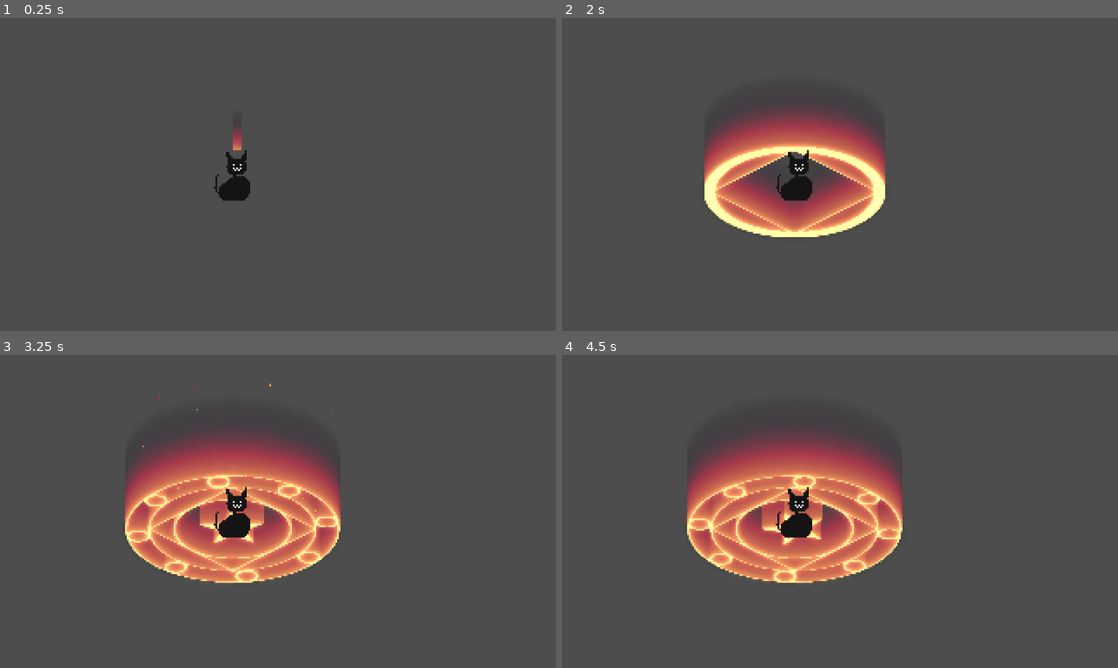
Above: before the commit, frames 1-4 (two rows, left to right).
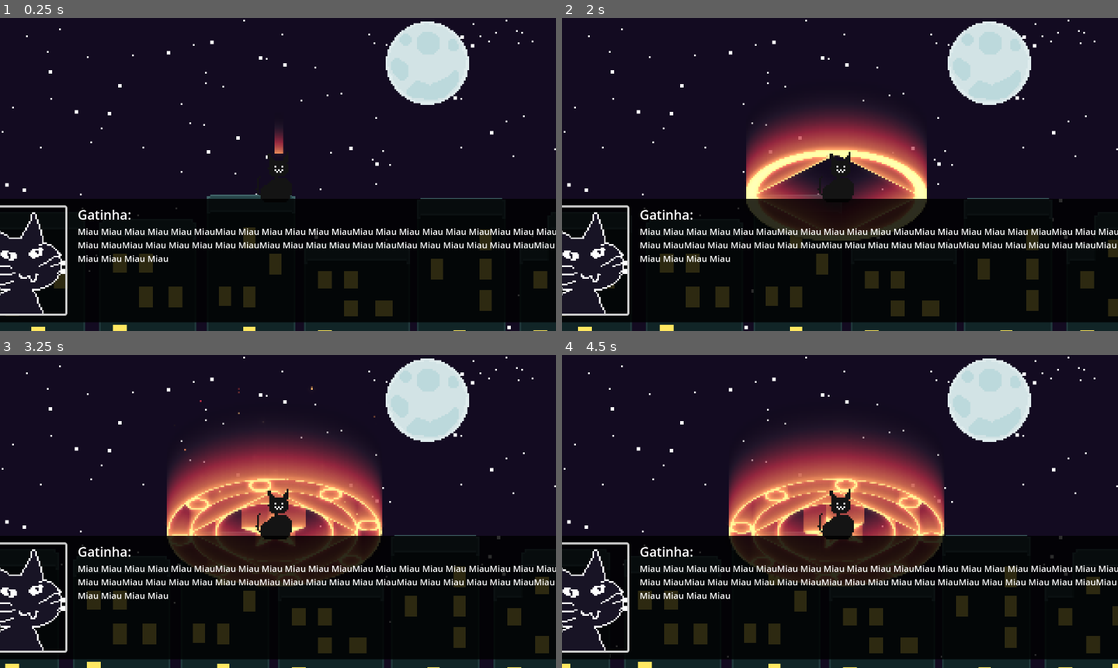
Above: after the commit, the same moments.

Repository: guilhermeoliveira-dev/projeto-gamejam-startif-2025
Game: Godot game, scene res://cenas/fase.tscn
Two runs of this game, one before a commit and one after it. Both use one fixed random seed, a clock stepped at 60 frames per second and the inputs below.
Inputs:
- Up to frame 1 (0.25 s): no input
- Up to frame 2 (2 s): no input
- Up to frame 3 (3.25 s): no input
- Up to frame 4 (4.5 s): no input

The runs differ from the first frame. In frame 1, 99% of the frame differs, in the area x 0-100%, y 0-100%; in frame 2, 99%; in frame 3, 98%; in frame 4, 98%.

Commit message:
Background Paralax, Dialogo Inicial, Musica de Fundo

Diff:
--- a/cenas/fase.tscn
+++ b/cenas/fase.tscn
@@ -1,12 +1,148 @@
-[gd_scene load_steps=3 format=3 uid="uid://bxjnks2j3uc0v"]
+[gd_scene load_steps=12 format=3 uid="uid://bxjnks2j3uc0v"]
 
 [ext_resource type="PackedScene" uid="uid://p253om0x3iy3" path="res://cenas/efeito_circulo_magico.tscn" id="1_3rn4x"]
 [ext_resource type="PackedScene" uid="uid://qyrqju2tajw1" path="res://cenas/player.tscn" id="1_h2cyb"]
+[ext_resource type="Texture2D" uid="uid://dopoxsroujnrl" path="res://sprites/bg-ceu.png" id="1_k8w4s"]
+[ext_resource type="Texture2D" uid="uid://cmho3ekspi2sf" path="res://sprites/bg-predios.png" id="2_v7536"]
+[ext_resource type="Script" uid="uid://dexkb411viqc7" path="res://scripts/teste.gd" id="4_8tb1v"]
+[ext_resource type="Texture2D" uid="uid://is06d73f6n01" path="res://sprites/retrato_player_placeholder.png" id="6_udxje"]
+[ext_resource type="AudioStream" uid="uid://6n7vi0u8qfdp" path="res://sons/Cena 1 (corrigido).ogg" id="7_qhqgl"]
+
+[sub_resource type="StyleBoxFlat" id="StyleBoxFlat_qhqgl"]
+bg_color = Color(0, 0, 0, 0.8235294)
+corner_radius_top_left = 10
+corner_radius_top_right = 10
+corner_radius_bottom_right = 10
+corner_radius_bottom_left = 10
+
+[sub_resource type="StyleBoxFlat" id="StyleBoxFlat_yt2gt"]
+bg_color = Color(1, 1, 1, 0)
+border_width_left = 5
+border_width_top = 5
+border_width_right = 5
+border_width_bottom = 5
+corner_radius_top_left = 5
+corner_radius_top_right = 5
+corner_radius_bottom_right = 5
+corner_radius_bottom_left = 5
+
+[sub_resource type="LabelSettings" id="LabelSettings_k8itr"]
+font_size = 30
+
+[sub_resource type="LabelSettings" id="LabelSettings_s6ras"]
+font_size = 20
 
 [node name="fase" type="Node2D"]
 
-[node name="Efeito Circulo Magico" parent="." instance=ExtResource("1_3rn4x")]
-position = Vector2(134, 76)
+[node name="ParallaxBG" type="CanvasLayer" parent="."]
+layer = -1
+
+[node name="Sprite2D" type="Sprite2D" parent="ParallaxBG"]
+scale = Vector2(4, 4)
+texture = ExtResource("1_k8w4s")
+centered = false
+
+[node name="Ceu" type="Parallax2D" parent="ParallaxBG"]
+repeat_size = Vector2(1280, 0)
+
+[node name="Predios" type="Parallax2D" parent="ParallaxBG"]
+scroll_scale = Vector2(1.2, 1.2)
+repeat_size = Vector2(1280, 0)
+repeat_times = 5
+
+[node name="Sprite2D" type="Sprite2D" parent="ParallaxBG/Predios"]
+scale = Vector2(4, 4)
+texture = ExtResource("2_v7536")
+centered = false
 
 [node name="Player" parent="." instance=ExtResource("1_h2cyb")]
-position = Vector2(136, 89)
+z_index = 2
+y_sort_enabled = true
+position = Vector2(136, 88)
+script = ExtResource("4_8tb1v")
+
+[node name="Efeito Circulo Magico" parent="Player" instance=ExtResource("1_3rn4x")]
+position = Vector2(-2, -12)
+
+[node name="Dialogo" type="CanvasLayer" parent="."]
+layer = 2
+follow_viewport_scale = 4.0
+
+[node name="Control" type="Control" parent="Dialogo"]
+layout_mode = 3
+anchors_preset = 15
+anchor_right = 1.0
+anchor_bottom = 1.0
+grow_horizontal = 2
+grow_vertical = 2
+
+[node name="MargemExterna" type="MarginContainer" parent="Dialogo/Control"]
+layout_mode = 1
+anchors_preset = 12
+anchor_top = 1.0
+anchor_right = 1.0
+anchor_bottom = 1.0
+offset_top = -324.0
+grow_horizontal = 2
+grow_vertical = 0
+theme_override_constants/margin_left = 20
+theme_override_constants/margin_top = 20
+theme_override_constants/margin_right = 20
+theme_override_constants/margin_bottom = 20
+
+[node name="Panel" type="PanelContainer" parent="Dialogo/Control/MargemExterna"]
+layout_mode = 2
+theme_override_styles/panel = SubResource("StyleBoxFlat_qhqgl")
+
+[node name="MargemInterna" type="MarginContainer" parent="Dialogo/Control/MargemExterna/Panel"]
+layout_mode = 2
+theme_override_constants/margin_left = 15
+theme_override_constants/margin_top = 15
+theme_override_constants/margin_right = 15
+theme_override_constants/margin_bottom = 15
+
+[node name="HBoxContainer" type="HBoxContainer" parent="Dialogo/Control/MargemExterna/Panel/MargemInterna"]
+layout_mode = 2
+
+[node name="Borda" type="PanelContainer" parent="Dialogo/Control/MargemExterna/Panel/MargemInterna/HBoxContainer"]
+layout_mode = 2
+theme_override_styles/panel = SubResource("StyleBoxFlat_yt2gt")
+
+[node name="RetratoDialogo" type="TextureRect" parent="Dialogo/Control/MargemExterna/Panel/MargemInterna/HBoxContainer/Borda"]
+layout_mode = 2
+texture = ExtResource("6_udxje")
+expand_mode = 3
+stretch_mode = 4
+
+[node name="MargemTexto" type="MarginContainer" parent="Dialogo/Control/MargemExterna/Panel/MargemInterna/HBoxContainer"]
+layout_mode = 2
+size_flags_horizontal = 3
+theme_override_constants/margin_left = 20
+theme_override_constants/margin_right = 20
+theme_override_constants/margin_bottom = 20
+
+[node name="VBoxContainer" type="VBoxContainer" parent="Dialogo/Control/MargemExterna/Panel/MargemInterna/HBoxContainer/MargemTexto"]
+layout_mode = 2
+
+[node name="Nome" type="Label" parent="Dialogo/Control/MargemExterna/Panel/MargemInterna/HBoxContainer/MargemTexto/VBoxContainer"]
+custom_minimum_size = Vector2(100, 0)
+layout_mode = 2
+size_flags_horizontal = 0
+size_flags_vertical = 0
+text = "Gatinha:"
+label_settings = SubResource("LabelSettings_k8itr")
+autowrap_mode = 2
+
+[node name="Dialogo" type="Label" parent="Dialogo/Control/MargemExterna/Panel/MargemInterna/HBoxContainer/MargemTexto/VBoxContainer"]
+custom_minimum_size = Vector2(100, 0)
+layout_mode = 2
+size_flags_vertical = 0
+text = "Miau Miau Miau Miau Miau MiauMiau Miau Miau Miau Miau MiauMiau Miau Miau Miau Miau MiauMiau Miau Miau Miau Miau MiauMiau Miau Miau Miau Miau MiauMiau Miau Miau Miau Miau MiauMiau Miau Miau Miau Miau MiauMiau Miau Miau Miau Miau Miau"
+label_settings = SubResource("LabelSettings_s6ras")
+autowrap_mode = 2
+
+[node name="Musica" type="AudioStreamPlayer" parent="."]
+stream = ExtResource("7_qhqgl")
+volume_db = -30.0
+autoplay = true
+playback_type = 1
--- a/cenas/player.tscn
+++ b/cenas/player.tscn
@@ -11,3 +11,6 @@
 
 [node name="Sprite2D" type="Sprite2D" parent="."]
 texture = ExtResource("1_4flbx")
+
+[node name="Camera2D" type="Camera2D" parent="."]
+zoom = Vector2(4, 4)
--- a/project.godot
+++ b/project.godot
@@ -19,7 +19,6 @@
 
 window/size/viewport_width=1280
 window/size/viewport_height=720
-window/stretch/scale=4.0
 
 [rendering]
 
--- /dev/null
+++ b/scripts/teste.gd
@@ -0,0 +1,7 @@
+extends CharacterBody2D
+
+func _process(_delta):
+
+	velocity.x = 100
+
+	move_and_slide()
Not shown, added: scripts/teste.gd.uid
Not shown, added: sons/Cena 1 (corrigido).ogg.import
Binary file added: sprites/bg-ceu.aseprite
Binary file added: sprites/bg-ceu.png
Not shown, added: sprites/bg-ceu.png.import
Binary file added: sprites/bg-predios.aseprite
Binary file added: sprites/bg-predios.png
Not shown, added: sprites/bg-predios.png.import
Binary file added: sprites/retrato_player_placeholder.png
Not shown, added: sprites/retrato_player_placeholder.png.import
Not shown, changed: sprites/circulo magico.pxc
Not shown, added: sprites/circulo magico.pxc1
